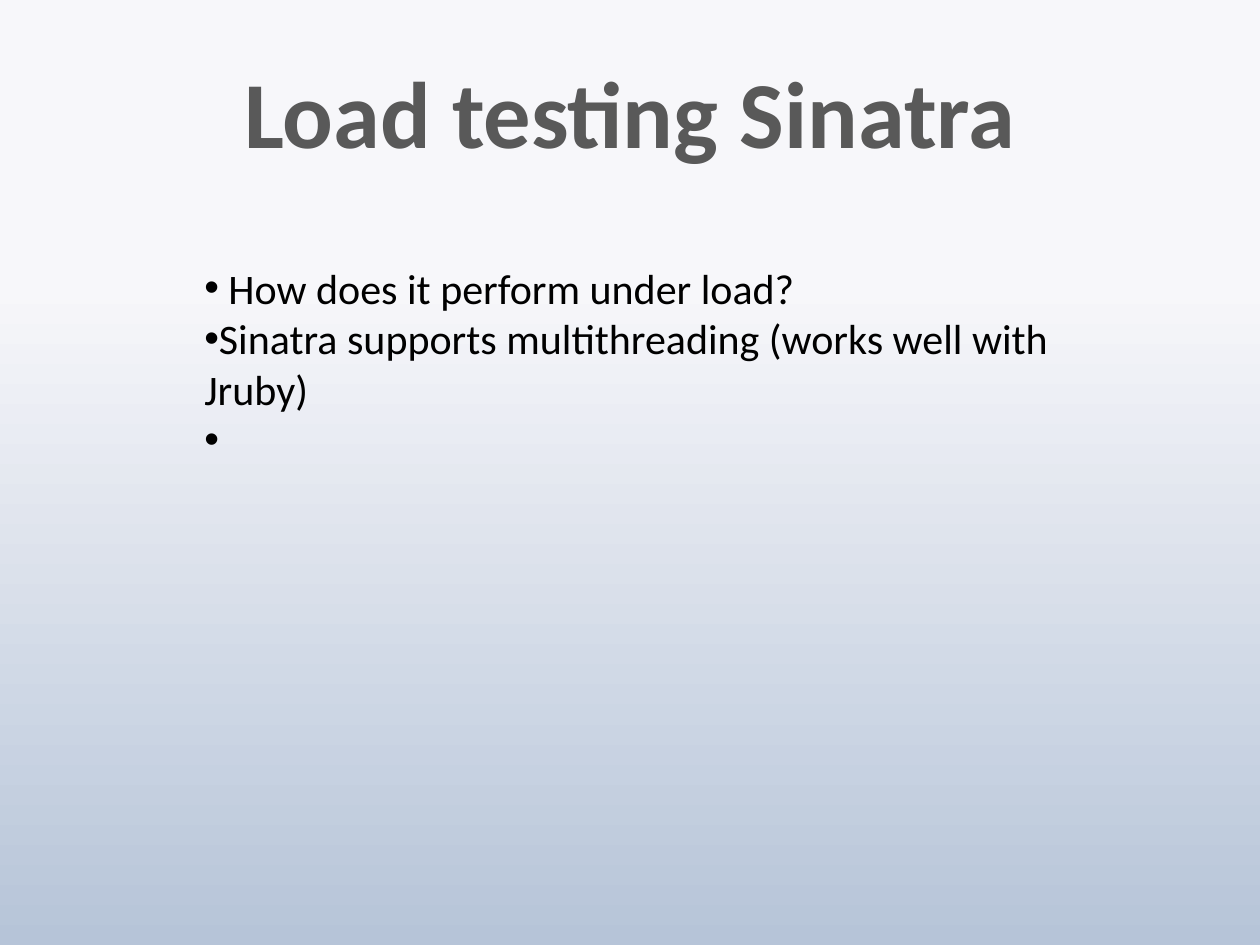
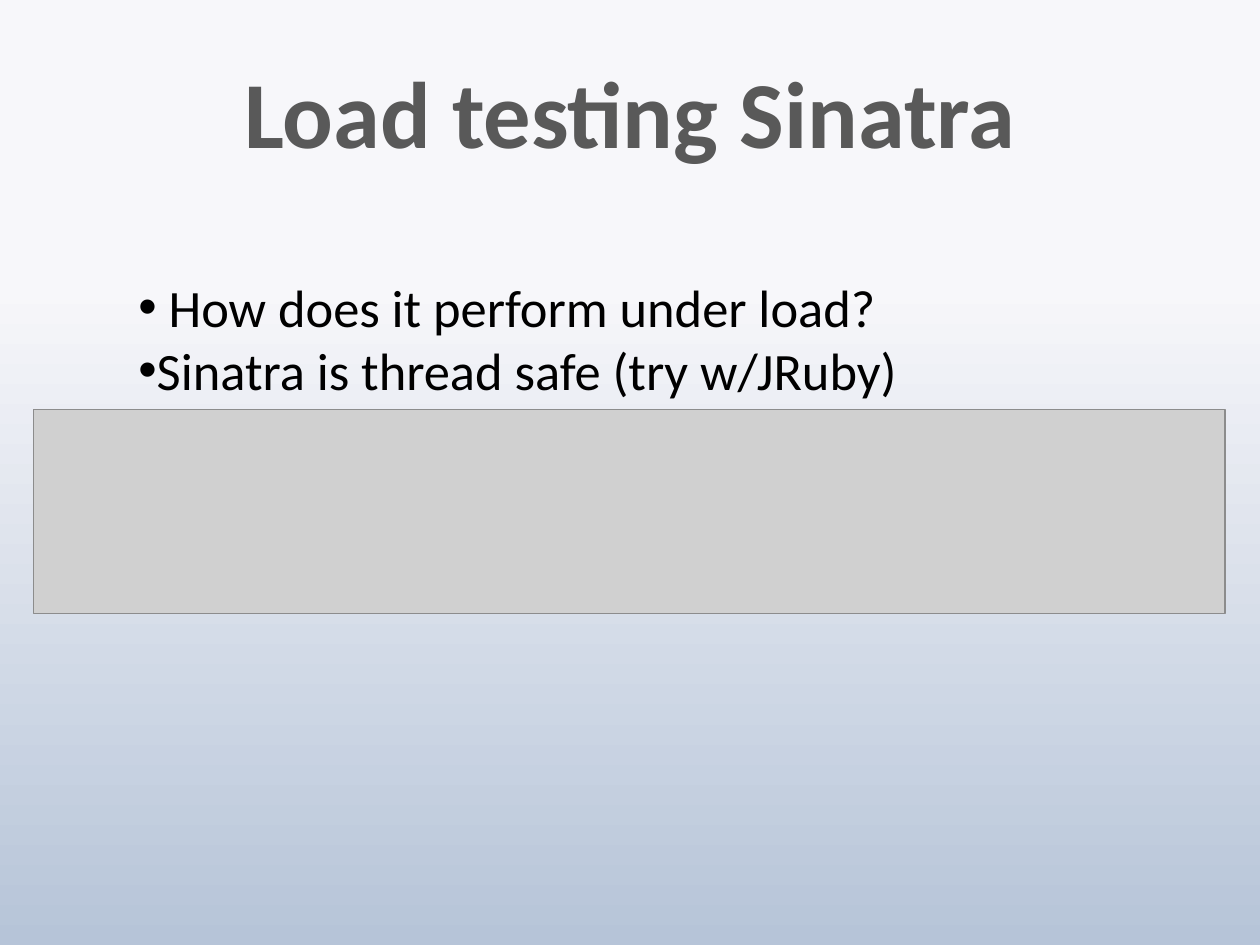
Before and after one commit to techwhizbang/sinatra_slideshow, a slide deck: slide 24 of sinatra.pptx. Drawn at 1260x945 pixels with LibreOffice and Linux fonts; fonts in the diff are those of the drawing; grey boxes stand for pictures. Boxes give left, top, right and bottom in pixels: in the first picture for what was removed or moved away, otherwise in the second. Text is boxed around its words. In the diff, an @@ line names an element or a change of style, - is before the commit and + after.

```diff
--- a/sinatra.pptx
+++ b/sinatra.pptx
@@ text "How does it perform under ...": place and size @@
-text "How does it perform under ..." at <box>204,274,1048,412</box>
+text "How does it perform under ..." at <box>157,290,896,399</box>
@@ text at <box>169,290,875,336</box>: size 24 to 30 pt in "How does it perform under load?" @@
@@ text at <box>157,352,896,399</box>: text changed; size 24 to 30 pt @@
-• Sinatra supports multithreading (works well with Jruby)
+• Sinatra is thread safe (try w/JRuby)
@@ picture added at <box>34,410,1225,614</box> @@
```
Also in this commit, not shown: 5 other slides changed, 3 slides added, 6 slides removed, 1 other file.
